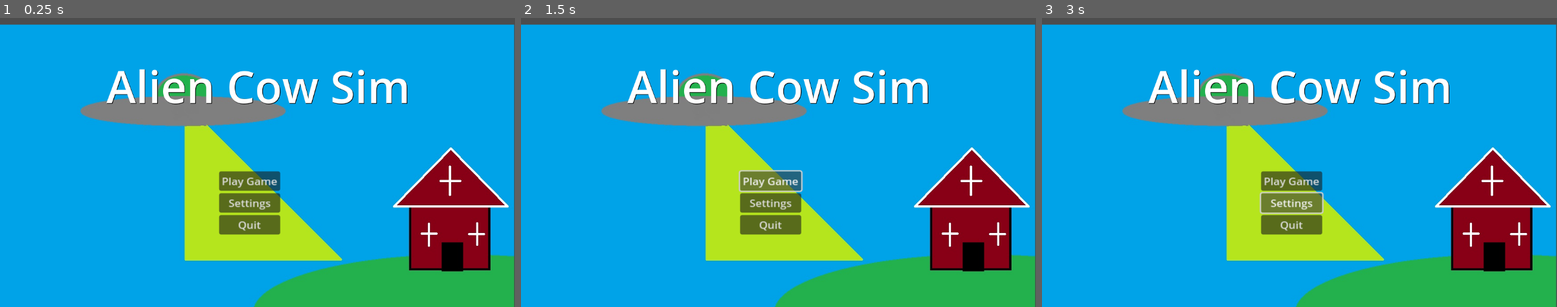
Above: before the commit, frames 1-3 (left to right).
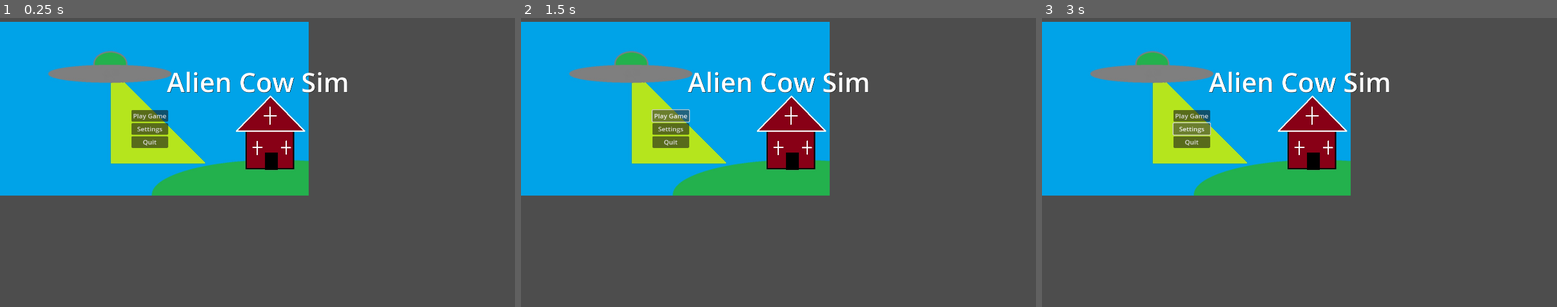
Above: after the commit, the same moments.

Repository: CJ-Eilenstine/Alien-Sim
Game: Godot game, scene res://Scenes/Levels/main_menu.tscn
Two runs of this game, one before a commit and one after it. Both use one fixed random seed, a clock stepped at 60 frames per second and the inputs below. The project has no main scene, so this scene is started directly.
Inputs:
- Up to frame 1 (0.25 s): no input
- Up to frame 2 (1.5 s): click "Play Game" at 0.5 s; click "Play Game" at 1.25 s
- Up to frame 3 (3 s): click "Play Game" at 2 s; click "Settings" at 2.75 s

The runs differ from the first frame. In frame 1, 77% of the frame differs, in the area x 0-100%, y 1-100%; in frame 2, 77%; in frame 3, 77%.

Commit message:
Project settings
Changed some project settings and removed a scene we don't need.

Diff:
--- a/Scenes/Levels/main_menu.tscn
+++ b/Scenes/Levels/main_menu.tscn
@@ -1,6 +1,6 @@
 [gd_scene load_steps=3 format=3 uid="uid://bvlya2krh0n5y"]
 
-[ext_resource type="Theme" uid="uid://33s77meh1437" path="res://themes/title_theme.tres" id="1_g6dv3"]
+[ext_resource type="Theme" uid="uid://33s77meh1437" path="res://Themes/title_theme.tres" id="1_g6dv3"]
 [ext_resource type="Texture2D" uid="uid://dxrtctkp6gi1f" path="res://Images/titleBG.jpg" id="2_enqk2"]
 
 [node name="Title" type="Node2D"]
--- a/main_menu.tscn
+++ /dev/null
@@ -1,15 +0,0 @@
-[gd_scene format=3 uid="uid://bvlya2krh0n5y"]
-
-[node name="main" type="Node2D"]
-
-[node name="UI" type="Control" parent="."]
-layout_mode = 3
-anchors_preset = 0
-offset_right = 40.0
-offset_bottom = 40.0
-
-[node name="Title" type="RichTextLabel" parent="UI"]
-layout_mode = 0
-offset_right = 40.0
-offset_bottom = 40.0
-text = "Alien Cow Sim"
--- a/project.godot
+++ b/project.godot
@@ -13,3 +13,31 @@
 config/name="Alien"
 config/features=PackedStringArray("4.2", "Forward Plus")
 config/icon="res://icon.svg"
+
+[display]
+
+window/size/viewport_width=1920
+window/size/viewport_height=1080
+
+[input]
+
+right={
+"deadzone": 0.5,
+"events": [Object(InputEventKey,"resource_local_to_scene":false,"resource_name":"","device":-1,"window_id":0,"alt_pressed":false,"shift_pressed":false,"ctrl_pressed":false,"meta_pressed":false,"pressed":false,"keycode":0,"physical_keycode":68,"key_label":0,"unicode":100,"echo":false,"script":null)
+]
+}
+left={
+"deadzone": 0.5,
+"events": [Object(InputEventKey,"resource_local_to_scene":false,"resource_name":"","device":-1,"window_id":0,"alt_pressed":false,"shift_pressed":false,"ctrl_pressed":false,"meta_pressed":false,"pressed":false,"keycode":0,"physical_keycode":65,"key_label":0,"unicode":97,"echo":false,"script":null)
+]
+}
+up={
+"deadzone": 0.5,
+"events": [Object(InputEventKey,"resource_local_to_scene":false,"resource_name":"","device":-1,"window_id":0,"alt_pressed":false,"shift_pressed":false,"ctrl_pressed":false,"meta_pressed":false,"pressed":false,"keycode":0,"physical_keycode":87,"key_label":0,"unicode":119,"echo":false,"script":null)
+]
+}
+down={
+"deadzone": 0.5,
+"events": [Object(InputEventKey,"resource_local_to_scene":false,"resource_name":"","device":-1,"window_id":0,"alt_pressed":false,"shift_pressed":false,"ctrl_pressed":false,"meta_pressed":false,"pressed":false,"keycode":0,"physical_keycode":83,"key_label":0,"unicode":115,"echo":false,"script":null)
+]
+}
